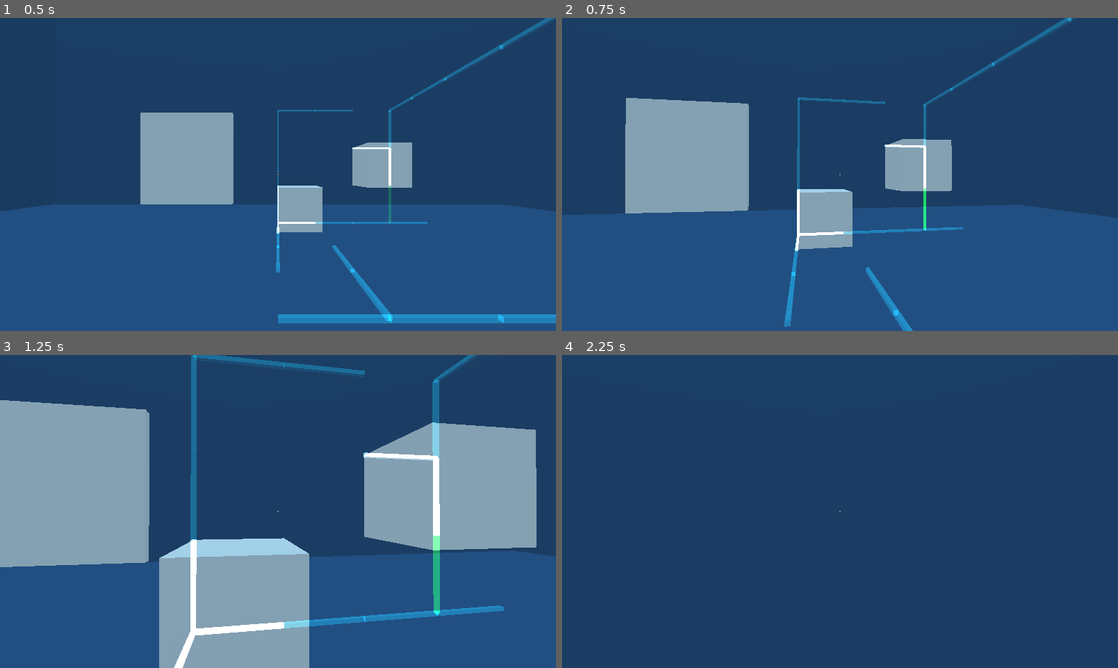
Above: before the commit, frames 1-4 (two rows, left to right).
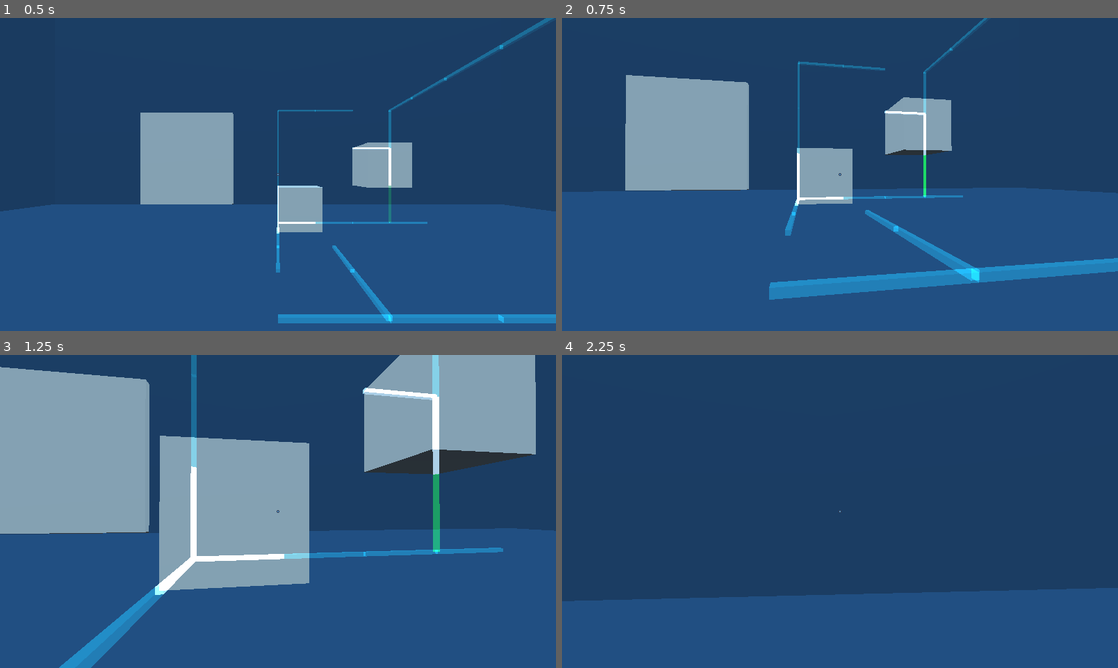
Above: after the commit, the same moments.

Repository: patrickgh3/rails
Game: Godot game, scene res://objects/World.tscn
Two runs of this game, one before a commit and one after it. Both use one fixed random seed, a clock stepped at 60 frames per second and the inputs below. The engine's default icon, where the game draws it, is replaced by a stand-in: a white triangle on a blue panel in a dark square.
Inputs (mouse positions are in pixels of both pictures, inside the frame that each line leads up to):
- Up to frame 1 (0.5 s): no input
- Up to frame 2 (0.75 s): tap Enter at 0.5 s; move the mouse to (867, 174) at 0.52 s; hold Up (ui_up) from 0.53 s (still down); tap C (crouch, bound only after the commit) at 0.6 s
- Up to frame 3 (1.25 s): keep holding Up (ui_up)
- Up to frame 4 (2.25 s): keep holding Up (ui_up); move the mouse to (812, 511) at 1.27 s; click (812, 511) at 1.35 s; tap C (crouch, bound only after the commit) at 1.55, 2.1 s; move the mouse to (851, 505) at 2.02 s

Frame 1 is identical in both runs. In frame 2, 18% of the frame differs, in the area x 0-100%, y 0-100%; in frame 3, 44%; in frame 4, 23%.

Commit message:
- Player can crouch

Diff:
--- a/rails/objects/Player.gd
+++ b/rails/objects/Player.gd
@@ -1,11 +1,15 @@
 extends Spatial
 
 const MOUSE_SENSITIVITY = 0.1
+const CROUCHING_Y = .5
+const STANDING_Y = 1.3
+onready var camera = $CamRoot/Camera
 
-onready var camera = $CamRoot/Camera
+
 
 var mouse_captured = true
 var ray_length = 1000
+var crouching = false
 
 func _ready():
 	Input.set_mouse_mode(Input.MOUSE_MODE_CAPTURED)
@@ -28,6 +32,14 @@
 		dir = dir.normalized()
 		translation += dir * 5 * delta
 
+	# crouching
+	if Input.is_action_just_pressed("crouch"):
+		if crouching:
+			crouching = false
+			translation = Vector3(translation.x, STANDING_Y, translation.z)
+		else:
+			crouching = true
+			translation = Vector3(translation.x, CROUCHING_Y, translation.z)
 
 
 	# Press Esc to quit
--- a/rails/project.godot
+++ b/rails/project.godot
@@ -64,6 +64,11 @@
 "events": [ Object(InputEventMouseButton,"resource_local_to_scene":false,"resource_name":"","device":0,"alt":false,"shi …(212 unchanged characters)…
  ]
 }
+crouch={
+"deadzone": 0.5,
+"events": [ Object(InputEventKey,"resource_local_to_scene":false,"resource_name":"","device":0,"alt":false,"shift":false,"control":false,"meta":false,"command":false,"pressed":false,"scancode":67,"unicode":0,"echo":false,"script":null)
+ ]
+}
 
 [physics]
 
